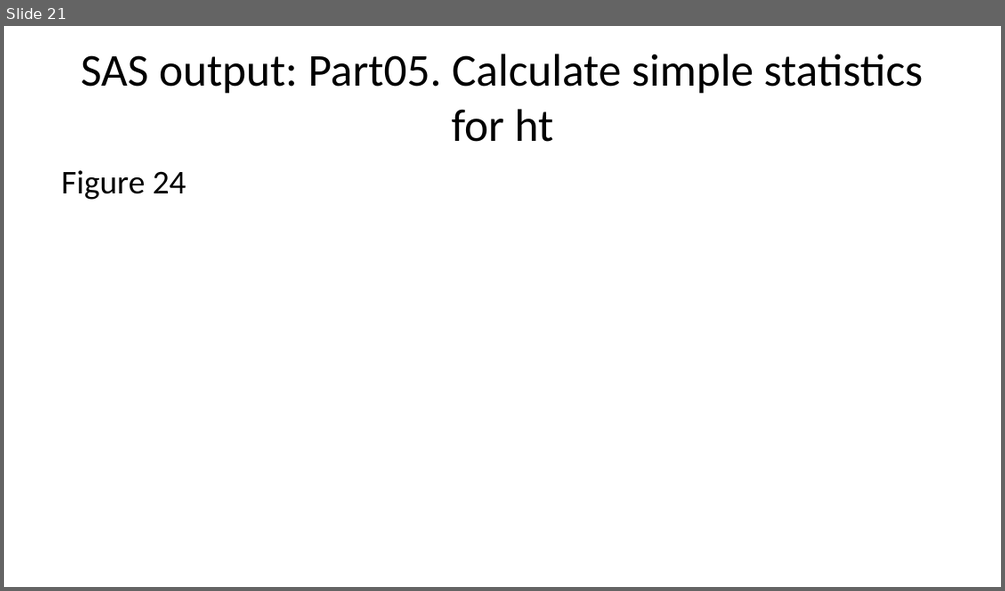
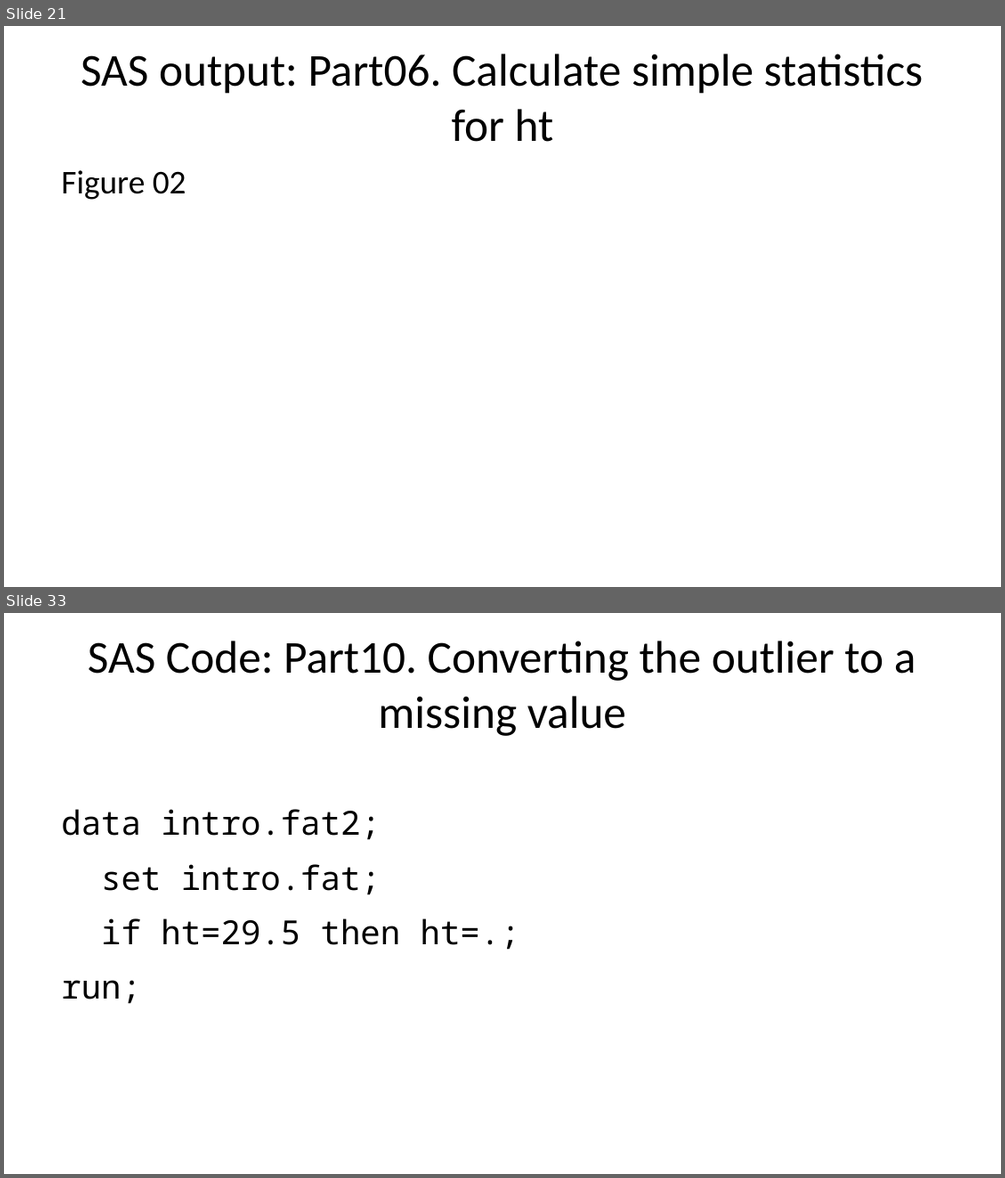
Before and after one commit to pmean/introduction-to-SAS, a slide deck: results/test-code.pptx. Shown one above the other, each under a label of ours: slide 21 before the commit, slides 21 and 33 after it; the slides between them are not shown. The pictures are 1005x591 and 1005x1178 pixels, drawn with LibreOffice and Linux fonts; fonts in the diff are those of the drawing. Boxes give left, top, right and bottom in pixels: in the first picture for what was removed or moved away, otherwise in the second. Text is boxed around its words. In the diff, an @@ line names an element or a change of style, - is before the commit and + after.

```diff
--- a/results/test-code.pptx
+++ b/results/test-code.pptx
@@ slide 33 added at box(4, 613, 1001, 1174), background #FFFFFF @@
@@ title added at box(88, 641, 916, 736), 44 pt, text #000000 @@
+SAS Code: Part10. Converting the outlier to a missing value
@@ text added at box(61, 809, 520, 1004), 32 pt, text #000000 @@
+data intro.fat2;
+set intro.fat;
+if ht=29.5 then ht=.;
+run;
@@ slide 21 changed as well @@
@@ title at box(81, 54, 923, 142): text changed @@
-SAS output: Part05. Calculate simple statistics for ht
+SAS output: Part06. Calculate simple statistics for ht
@@ text at box(61, 170, 186, 200): text changed @@
-Figure 24
+Figure 02
```
Also in this commit, not shown: 13 other slides changed, 49 other slides added, 2 other files.
